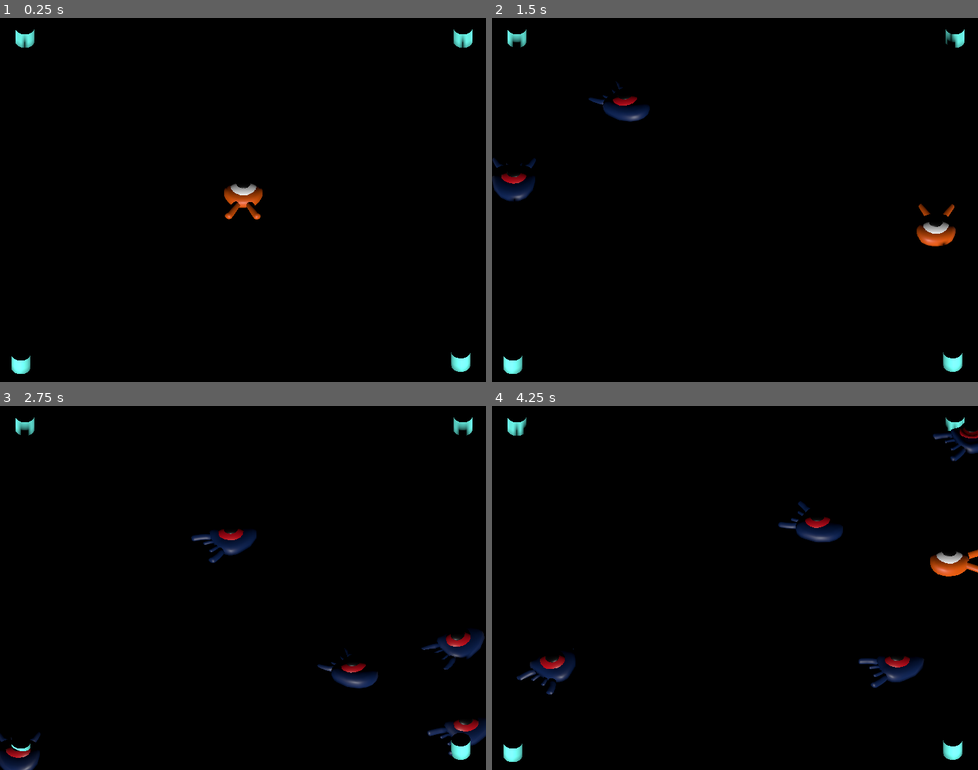
Above: before the commit, frames 1-4 (two rows, left to right).
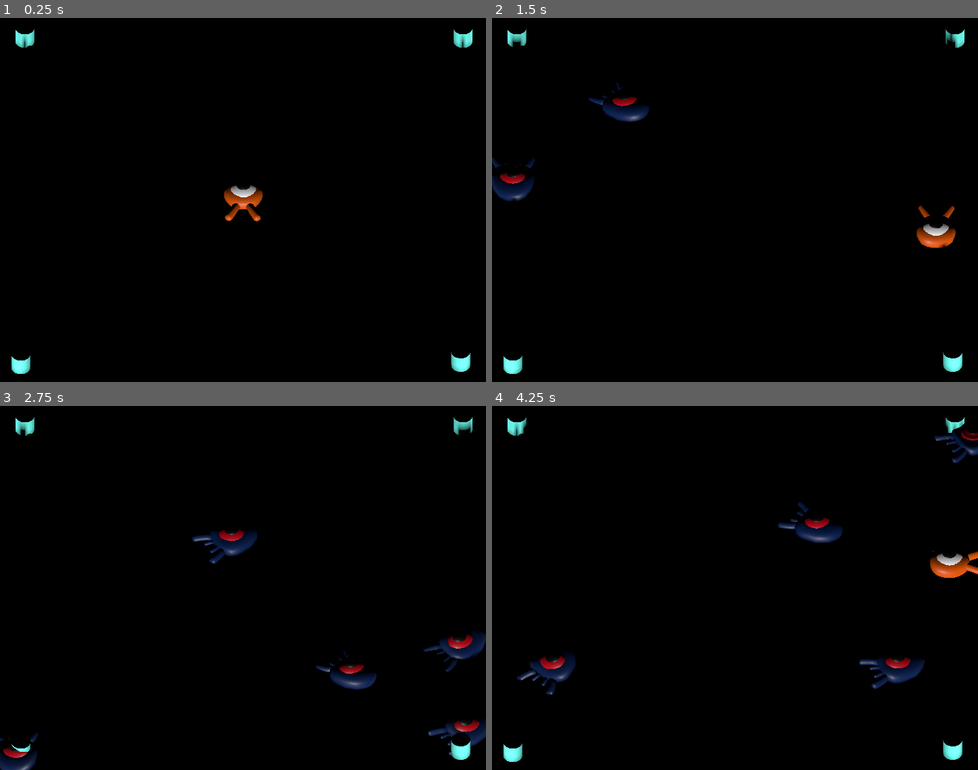
Above: after the commit, the same moments.

Repository: tiagosantos/squash_the_creeps_3d
Game: Godot game, scene res://main.tscn
Two runs of this game, one before a commit and one after it. Both use one fixed random seed, a clock stepped at 60 frames per second and the inputs below.
Inputs:
- Up to frame 1 (0.25 s): no input
- Up to frame 2 (1.5 s): tap Enter (ui_accept) at 0.5, 1.35 s; hold Right (move_right) 0.53-1.28 s; hold Enter (ui_accept) 0.53-1.28 s; tap Space (jump) at 0.77 s; hold Down (move_back) from 1.28 s (still down)
- Up to frame 3 (2.75 s): tap Space (jump) at 1.52 s; release Down (move_back) at 2.03 s; hold Right (move_right) from 2.03 s (still down); hold Enter (ui_accept) from 2.03 s (still down)
- Up to frame 4 (4.25 s): release Right (move_right) at 2.78 s; release Enter (ui_accept) at 2.78 s; hold Up (move_forward) 2.78-3.53 s; tap Enter (ui_accept) at 2.85 s; tap Space (jump) at 3.02, 3.77 s; hold Left (move_left) from 3.53 s (still down); hold Enter (ui_accept) from 3.53 s (still down)

The runs differ from the first frame. In frame 1, 0.3% of the frame differs, in the area x 5-55%, y 7-56%; in frame 2, 0.4%; in frame 3, 0.9%, in the area x 0-100%, y 3-100%; in frame 4, 0.9%.

Commit message:
add music, restart and UI

Diff:
--- a/main.gd
+++ b/main.gd
@@ -11,8 +11,15 @@
 	var player_position = $Player.position
 	mob.initialize(mob_spawn_location.position, player_position)
 	add_child(mob)
-
-
+	mob.squashed.connect($UserInterface/ScoreLabel._on_mob_squashed.bind())
 
 func _on_player_hit():
 	$MobTimer.stop()
+	$UserInterface/Retry.show()
+
+func _ready():
+	$UserInterface/Retry.hide()
+
+func _unhandled_inout(event):
+	if event.is_action_pressed("ui_accept") and $UserInterface/Retry.visible:
+		get_tree().reload_current_scene()
--- a/main.tscn
+++ b/main.tscn
@@ -1,8 +1,10 @@
-[gd_scene load_steps=9 format=3 uid="uid://fgms6yswnvsq"]
+[gd_scene load_steps=12 format=3 uid="uid://fgms6yswnvsq"]
 
 [ext_resource type="PackedScene" uid="uid://dabd0nm1kljem" path="res://player.tscn" id="1_wxq70"]
 [ext_resource type="Script" path="res://main.gd" id="1_xv7kf"]
 [ext_resource type="PackedScene" uid="uid://iw7ae5fd2ihe" path="res://mob.tscn" id="2_egbrk"]
+[ext_resource type="FontFile" uid="uid://bnbx0kguw2qwt" path="res://fonts/Montserrat-Medium.ttf" id="4_c4636"]
+[ext_resource type="Script" path="res://scorelabel.gd" id="5_krk3x"]
 
 [sub_resource type="BoxShape3D" id="BoxShape3D_ltr6v"]
 size = Vector3(60, 2, 60)
@@ -23,6 +25,10 @@
 }
 point_count = 5
 
+[sub_resource type="Theme" id="Theme_l1jgr"]
+default_font = ExtResource("4_c4636")
+default_font_size = 22
+
 [node name="Main" type="Node"]
 script = ExtResource("1_xv7kf")
 mob_scene = ExtResource("2_egbrk")
@@ -33,6 +39,7 @@
 collision_mask = 0
 
 [node name="CollisionShape3D" type="CollisionShape3D" parent="Ground"]
+transform = Transform3D(-0.827551, 0, 0.56139, 0, 1, 0, -0.56139, 0, -0.827551, 0, 0, 0)
 shape = SubResource("BoxShape3D_ltr6v")
 
 [node name="MeshInstance3D" type="MeshInstance3D" parent="Ground"]
@@ -81,5 +88,48 @@
 wait_time = 0.5
 autostart = true
 
+[node name="UserInterface" type="Control" parent="."]
+layout_mode = 3
+anchors_preset = 15
+anchor_right = 1.0
+anchor_bottom = 1.0
+grow_horizontal = 2
+grow_vertical = 2
+theme = SubResource("Theme_l1jgr")
+
+[node name="ScoreLabel" type="Label" parent="UserInterface"]
+layout_mode = 0
+offset_left = 38.0
+offset_top = 35.0
+offset_right = 99.0
+offset_bottom = 58.0
+theme_override_colors/font_color = Color(0, 0, 0, 1)
+text = "Score: 0"
+script = ExtResource("5_krk3x")
+
+[node name="Retry" type="ColorRect" parent="UserInterface"]
+layout_mode = 1
+anchors_preset = 15
+anchor_right = 1.0
+anchor_bottom = 1.0
+grow_horizontal = 2
+grow_vertical = 2
+color = Color(0, 0, 0, 1)
+
+[node name="Label" type="Label" parent="UserInterface/Retry"]
+layout_mode = 1
+anchors_preset = 8
+anchor_left = 0.5
+anchor_top = 0.5
+anchor_right = 0.5
+anchor_bottom = 0.5
+offset_left = -106.5
+offset_top = -14.0
+offset_right = 106.5
+offset_bottom = 14.0
+grow_horizontal = 2
+grow_vertical = 2
+text = "Press Enter to retry"
+
 [connection signal="hit" from="Player" to="." method="_on_player_hit"]
 [connection signal="timeout" from="MobTimer" to="." method="_on_mob_timer_timeout"]
--- /dev/null
+++ b/music_player.tscn
@@ -0,0 +1,7 @@
+[gd_scene load_steps=2 format=3 uid="uid://bpg0ipno3vkgt"]
+
+[ext_resource type="AudioStream" uid="uid://d3jviy2pyqdl5" path="res://art/House In a Forest Loop.ogg" id="1_svpsn"]
+
+[node name="MusicPlayer" type="AudioStreamPlayer"]
+stream = ExtResource("1_svpsn")
+autoplay = true
--- a/player.tscn
+++ b/player.tscn
@@ -26,7 +26,7 @@
 monitorable = false
 
 [node name="CollisionShape3D" type="CollisionShape3D" parent="MobDetector"]
-transform = Transform3D(1, 0, 0, 0, 1.2, 0, 0, 0, 1, 0, 0, 0)
+transform = Transform3D(1, 0, 0, 0, 1, 0, 0, 0, 1, 2.08165e-12, 2.08165e-12, 2.08165e-12)
 shape = SubResource("CylinderShape3D_no375")
 
 [connection signal="body_entered" from="MobDetector" to="." method="_on_mob_detector_body_entered"]
--- a/project.godot
+++ b/project.godot
@@ -14,6 +14,10 @@
 run/main_scene="res://main.tscn"
 config/features=PackedStringArray("4.2")
 config/icon="res://icon.png"
+
+[autoload]
+
+MusicPlayer="*res://music_player.tscn"
 
 [display]
 
--- /dev/null
+++ b/scorelabel.gd
@@ -0,0 +1,7 @@
+extends Label
+
+var score = 0
+
+func _on_mob_squashed():
+	score += 1
+	text = "Score: %s" % score
